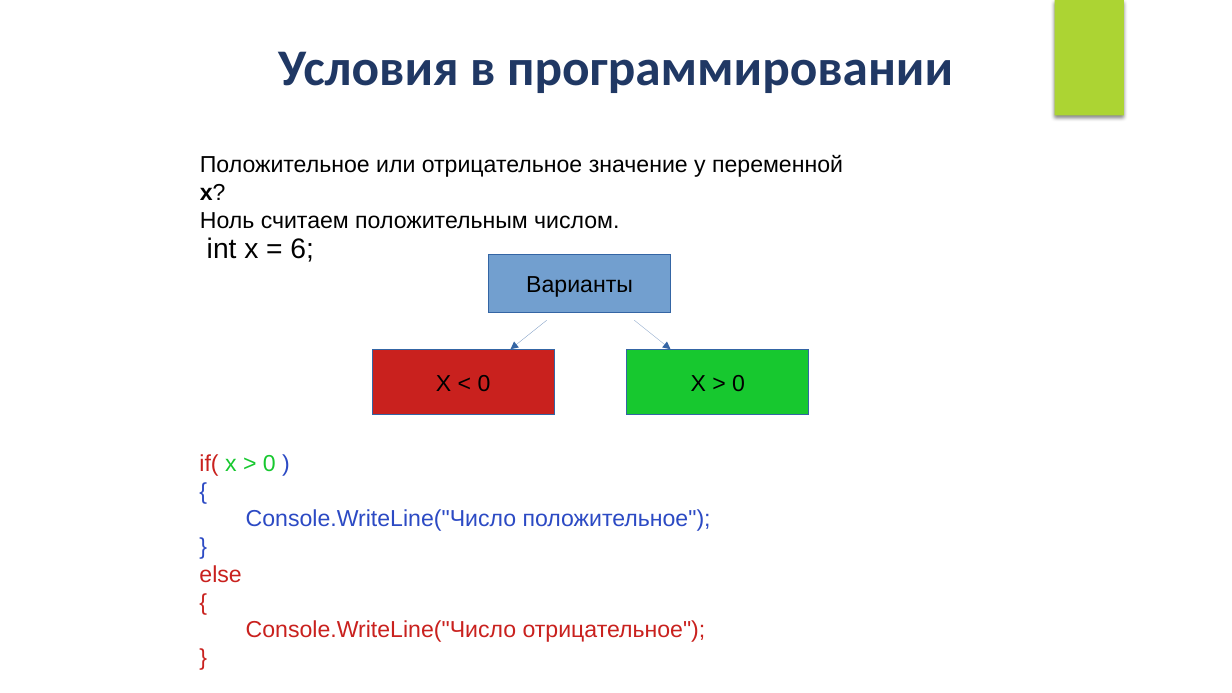
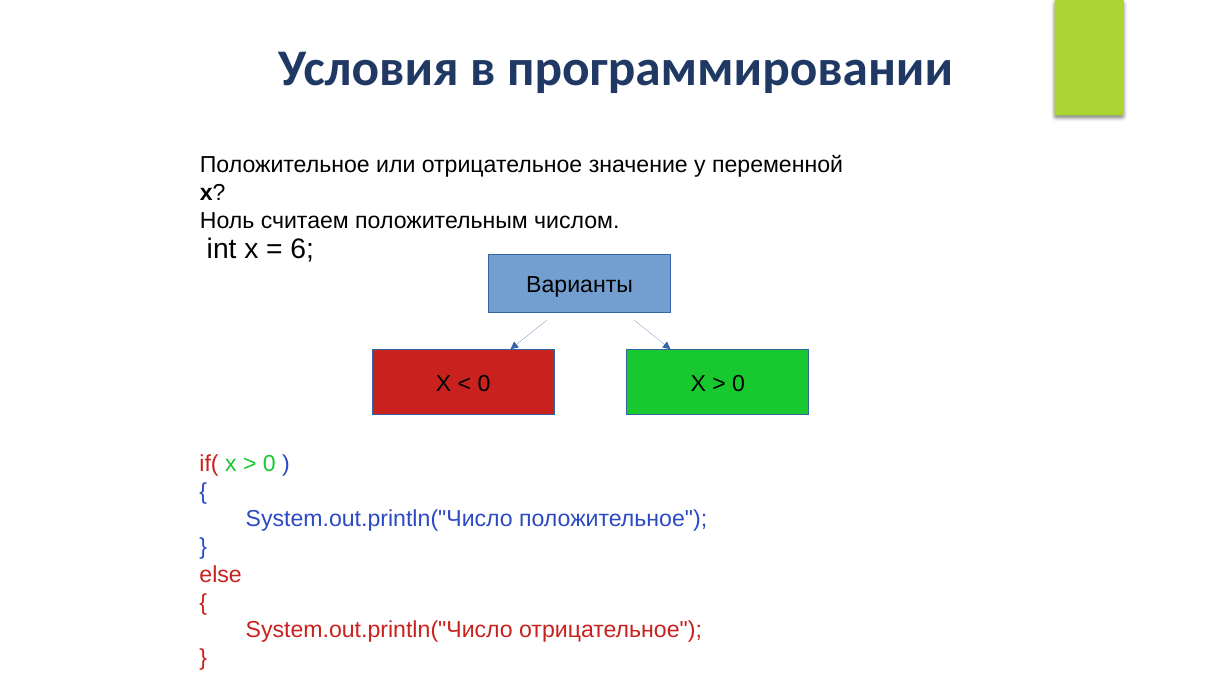
Before and after one commit to IriEfremova/LessonsCube, a slide deck: slide 21 of Samsung/Lesson5/Logical_operations.pptx. Drawn at 1232x693 pixels with LibreOffice and Linux fonts; fonts in the diff are those of the drawing. Boxes give left, top, right and bottom in pixels: in the first picture for what was removed or moved away, otherwise in the second. Text is boxed around its words. In the diff, an @@ line names an element or a change of style, - is before the commit and + after.

```diff
--- a/Samsung/Lesson5/Logical_operations.pptx
+++ b/Samsung/Lesson5/Logical_operations.pptx
@@ text at (246,509,707,531): text changed @@
-Console.WriteLine("Число положительное");
+System.out.println("Число положительное");
@@ text at (246,620,702,642): text changed @@
-Console.WriteLine("Число отрицательное");
+System.out.println("Число отрицательное");
```
Also in this commit, not shown: 1 other slide changed, 4 slides added, 3 other files.
